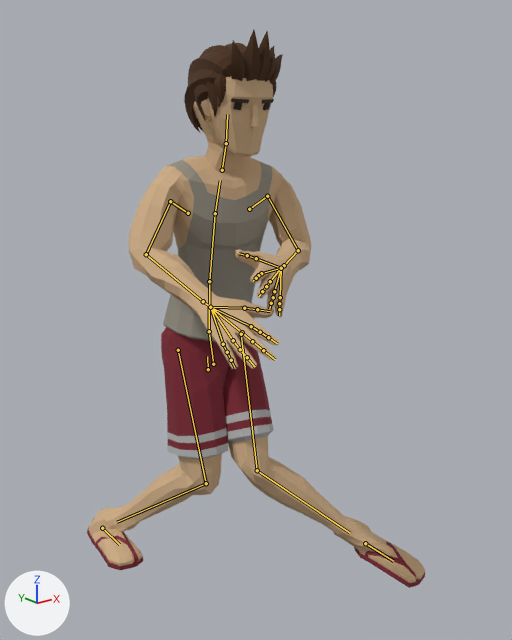
Renders of the glTF model app/src/main/assets/characters/Beach.gltf from each side of a commit.
Rendered twice from a camera (50 mm lens) standing at (-1.202, -1.9, 1.458) and looking at (0.065, -0.317, 0.824). Every picture has the same lights, and +X, +Y and +Z are marked at lower left. The picture after the commit comes second. Both versions are drawn at frame 5 of the action 'Throw_BH'; the numbers are the values there. The bones that change, and the others that lie on the model, are drawn over the model as lines.

In view in the first picture: 'Beach_Body', 'Beach_Feet', 'Beach_Head', 'Beach_Legs'.
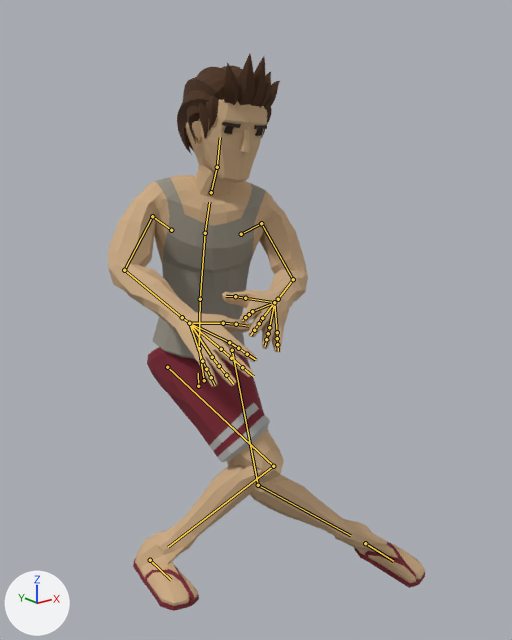
Boxes (x1, y1, x2, y2) around the edits, measured in the pictures (512 x 640 px):
'Beach_Body', posed (10% wider): before (129, 156, 311, 369); after (108, 175, 308, 387)
'Beach_Legs', posed (11% narrower): before (120, 327, 347, 534); after (147, 346, 348, 548)
'Beach_Head', posed: before (184, 29, 283, 173); after (177, 54, 280, 197)
'Beach_Feet', posed (14% narrower, 13% taller): before (87, 507, 425, 588); after (133, 519, 425, 611)
bone 'Body', root to tip: before (208, 369) to (207, 356); after (198, 386) to (198, 373)
bone 'Hips', root to tip: before (213, 364) to (209, 331); after (204, 380) to (199, 348)
bone 'Abdomen', root to tip: before (209, 331) to (209, 281); after (199, 348) to (200, 299)
bone 'Torso', root to tip: before (209, 281) to (215, 213); after (200, 299) to (205, 233)
bone 'Chest', root to tip: before (215, 213) to (220, 180); after (205, 233) to (209, 202)
bone 'Neck', root to tip: before (222, 170) to (226, 143); after (211, 192) to (217, 167)
bone 'Head', root to tip: before (226, 143) to (227, 114); after (217, 167) to (220, 137)
bone 'UpperArm.L', root to tip: before (267, 196) to (298, 250); after (261, 223) to (293, 279)
bone 'LowerArm.L', root to tip: before (298, 250) to (284, 265); after (293, 279) to (278, 299)
bone 'Wrist.L', root to tip: before (284, 265) to (281, 268); after (278, 299) to (274, 302)
bone 'UpperArm.R', root to tip: before (170, 201) to (146, 254); after (152, 216) to (124, 270)
bone 'LowerArm.R', root to tip: before (146, 254) to (203, 301); after (124, 270) to (182, 317)
bone 'UpperLeg.L', root to tip: before (241, 334) to (257, 470); after (232, 350) to (258, 485)
bone 'LowerLeg.L', root to tip: before (257, 470) to (350, 533); after (258, 485) to (350, 535)
bone 'UpperLeg.R', root to tip: before (178, 350) to (206, 483); after (167, 367) to (273, 466)
bone 'LowerLeg.R', root to tip: before (206, 483) to (117, 522); after (273, 466) to (168, 547)
bone 'Foot.R', root to tip: before (102, 528) to (119, 544); after (150, 560) to (171, 580)

The change in detail:
Bone 'Body' (bone_body) moves from (0.0, -0.234, 0.127) to (-0.039, -0.28, 0.128).
Bone 'Hips' (bone_hips) turns from (0, 19, 3) to (2, 33, 5) degrees about its own x, y and z.
Bone 'Abdomen' (bone_abdomen) turns from (5, -12, 0) to (7, -24, 0) degrees about its own x, y and z.
Bone 'Torso' (bone_torso) turns from (5, -13, 1) to (7, -27, 2) degrees about its own x, y and z.
Bone 'Chest' (bone_chest) turns from (7, -4, 0) to (9, -9, -2) degrees about its own x, y and z.
Bone 'Neck' (bone_neck) turns from (0, 5, -1) to (-2, 12, -5) degrees about its own x, y and z.
Bone 'Head' (bone_head) turns from (-14, 4, -1) to (-19, 9, -3) degrees about its own x, y and z.
Bone 'UpperArm.L' (bone_upperarm_l) turns from (-44, -20, -48) to (-38, -15, -41) degrees about its own x, y and z.
Bone 'LowerArm.L' (bone_lowerarm_l) turns from (-2, -2, -75) to (12, 9, -73) degrees about its own x, y and z.
Bone 'Wrist.L' (bone_wrist_l) turns from (-8, 0, -4) to (-8, 0, -6) degrees about its own x, y and z.
Bone 'UpperArm.R' (bone_upperarm_r) turns from (-31, 12, 41) to (-26, 15, 57) degrees about its own x, y and z.
Bone 'LowerArm.R' (bone_lowerarm_r) turns from (-1, 0, 53) to (-3, 2, 57) degrees about its own x, y and z.
Bone 'UpperLeg.L' (bone_upperleg_l) turns from (14, 22, 29) to (13, 20, 35) degrees about its own x, y and z.
Bone 'LowerLeg.L' (bone_lowerleg_l) turns from (21, 30, -41) to (32, 34, -36) degrees about its own x, y and z.
Bone 'UpperLeg.R' (bone_upperleg_r) turns from (4, -10, -8) to (25, -10, -46) degrees about its own x, y and z.
Bone 'LowerLeg.R' (bone_lowerleg_r) turns from (60, -13, 3) to (88, -23, 5) degrees about its own x, y and z.
Bone 'Foot.R' (bone_foot_r) moves from (-0.153, -0.178, -0.001) to (-0.153, 0.149, -0.053).
